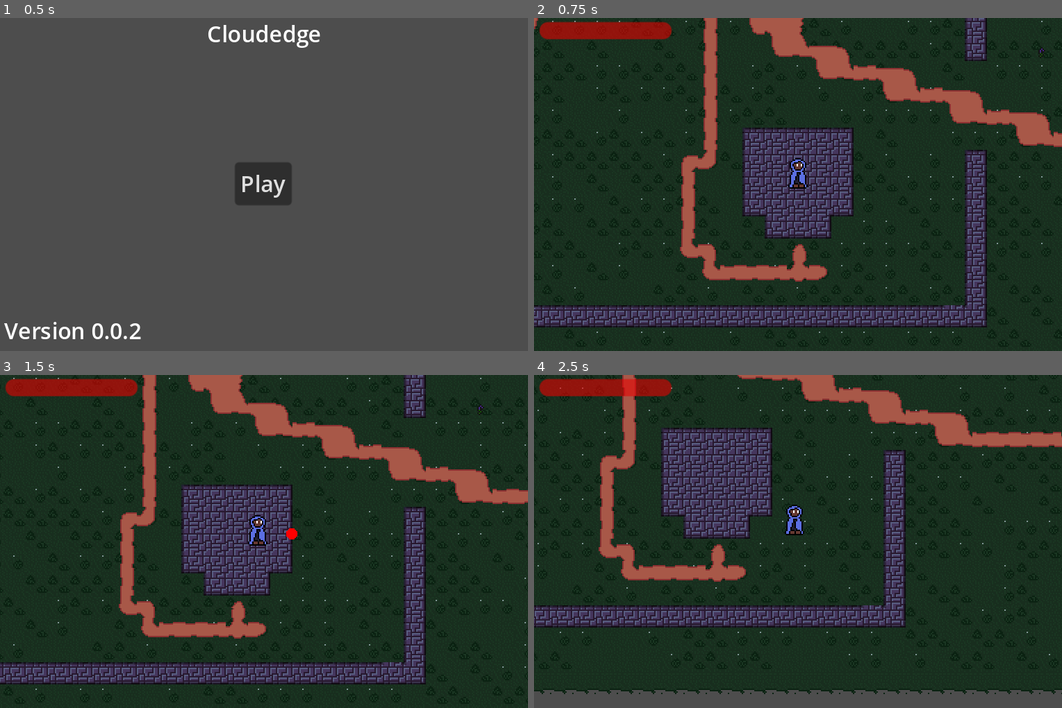
Above: before the commit, frames 1-4 (two rows, left to right).
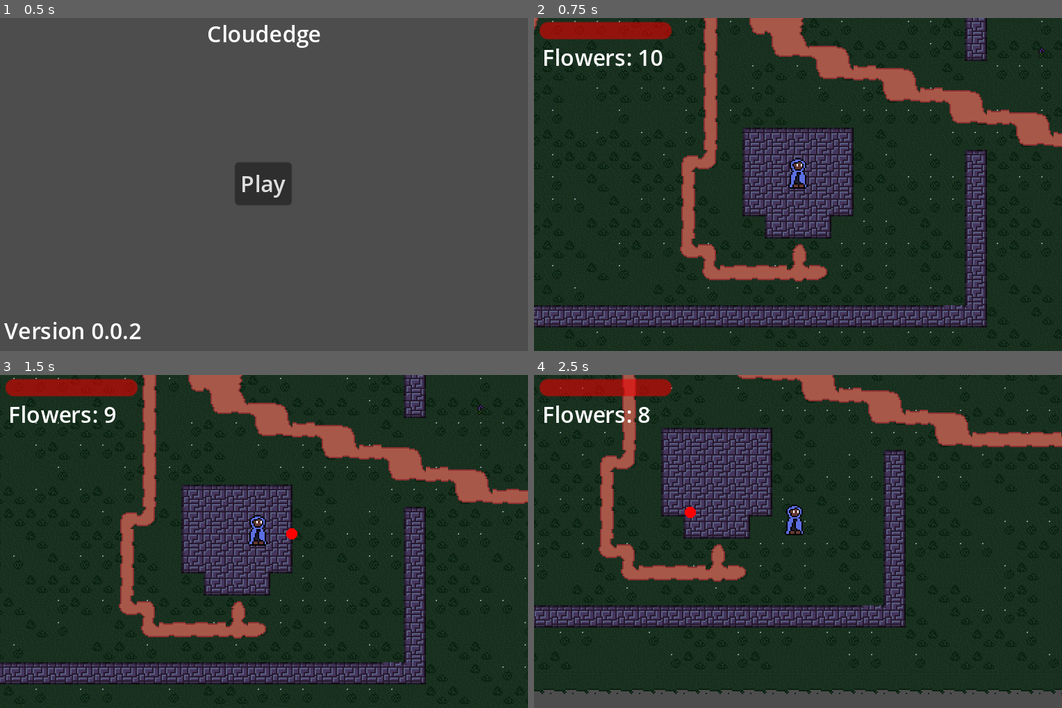
Above: after the commit, the same moments.

Repository: quellus/Mycoflora
Game: Godot game, scene res://scenes/main.tscn
Same seed, same stepped clock (60 frames per second), same inputs: the game is played once before the commit and once after it. The engine's default icon, where the game draws it, is replaced by a stand-in: a white triangle on a blue panel in a dark square.
Inputs (mouse positions are in pixels of both pictures, inside the frame that each line leads up to):
- Up to frame 1 (0.5 s): no input
- Up to frame 2 (0.75 s): click "Play" at 0.5 s
- Up to frame 3 (1.5 s): tap Enter at 1.25 s; move the mouse to (380, 524) at 1.27 s; press the mouse at (380, 524) at 1.28 s; hold D (right) from 1.28 s (still down)
- Up to frame 4 (2.5 s): move the mouse to (692, 558) at 2.02 s; release D (right) at 2.03 s; release the mouse at (692, 558) at 2.03 s; hold S (down) from 2.03 s (still down); click (692, 558) at 2.1 s

Frame 1 is identical in both runs. In frame 2, 0.4% of the frame differs, in the area x 1-25%, y 9-15%; in frame 3, 0.4%; in frame 4, 0.5%, in the area x 1-31%, y 9-43%.

Commit message:
Flowers actually do the thing now

Diff:
--- a/scenes/enemy.tscn
+++ b/scenes/enemy.tscn
@@ -45,7 +45,7 @@
 
 [sub_resource type="Animation" id="Animation_rnjcm"]
 resource_name = "attack"
-length = 0.2
+length = 0.1
 tracks/0/type = "value"
 tracks/0/imported = false
 tracks/0/enabled = true
@@ -56,7 +56,7 @@
 "times": PackedFloat32Array(0, 0.5),
 "transitions": PackedFloat32Array(1, 1),
 "update": 1,
-"values": [4, 4]
+"values": [2, 2]
 }
 tracks/1/type = "value"
 tracks/1/imported = false
@@ -180,7 +180,7 @@
 "times": PackedFloat32Array(0, 0.4),
 "transitions": PackedFloat32Array(1, 1),
 "update": 0,
-"values": [-4, 0]
+"values": [-2, 0]
 }
 tracks/5/type = "method"
 tracks/5/imported = false
@@ -346,7 +346,7 @@
 "times": PackedFloat32Array(0, 0.2),
 "transitions": PackedFloat32Array(1, 1),
 "update": 0,
-"values": [-4, 1]
+"values": [-2, 1]
 }
 tracks/5/type = "value"
 tracks/5/imported = false
@@ -418,7 +418,7 @@
 states/knockback/node = SubResource("AnimationNodeAnimation_pa4tn")
 states/knockback/position = Vector2(186, 9)
 transitions = ["Start", "default", SubResource("AnimationNodeStateMachineTransition_v1csk"), "default", "attack", SubRe …(612 unchanged characters)…
-graph_offset = Vector2(-261, -115)
+graph_offset = Vector2(-271, -55)
 
 [node name="Enemy" type="CharacterBody2D"]
 z_index = 1
--- a/scenes/fireball.tscn
+++ b/scenes/fireball.tscn
@@ -30,7 +30,7 @@
 shape = SubResource("CircleShape2D_m4gf6")
 
 [node name="DeathTimer" type="Timer" parent="."]
-wait_time = 0.2
+wait_time = 0.5
 autostart = true
 
 [connection signal="hit_success" from="HurtBox" to="." method="_death"]
--- a/scenes/game.tscn
+++ b/scenes/game.tscn
@@ -27,3 +27,11 @@
 
 [node name="DialogManager" parent="CanvasLayer" instance=ExtResource("2_g7mqf")]
 unique_name_in_owner = true
+
+[node name="FlowersLabel" type="Label" parent="CanvasLayer"]
+unique_name_in_owner = true
+offset_left = 6.0
+offset_top = 17.0
+offset_right = 71.0
+offset_bottom = 40.0
+text = "Flowers:"
--- a/scripts/Player.gd
+++ b/scripts/Player.gd
@@ -5,13 +5,17 @@
 @onready var camera = $Camera2D
 
 signal health_changed(health)
+signal flower_count_changed(value: int)
 signal player_died()
 signal warp(destination: String, spawn_point: int)
 
 signal dialog_trigger(Array)
 var health: int = 10
 var knockback: bool = false
-var flowers: int = 10
+var flowers: int = 10:
+	set(value):
+		flowers = value
+		flower_count_changed.emit(value)
 
 const SPEED: float = 75.0
 
--- a/scripts/enemy.gd
+++ b/scripts/enemy.gd
@@ -4,7 +4,7 @@
 var target: Node2D = null
 @onready var sprite = $AnimatedSprite2D
 @export var speed_mod := 1
-const SPEED = 25
+const SPEED = 80
 
 @onready var animplayer: AnimationPlayer = $AnimationPlayer
 @onready var animtree: AnimationTree = $AnimationTree
--- a/scripts/game.gd
+++ b/scripts/game.gd
@@ -30,14 +30,20 @@
 	add_child(player)
 	player.global_position = spawn_position
 	player.health_changed.connect(_player_health_changed)
+	player.flower_count_changed.connect(_flower_count_changed)
 	player.warp.connect(_warp, CONNECT_DEFERRED)
 	player.dialog_trigger.connect(%DialogManager._on_dialogue_trigger)
 	player.player_died.connect(_player_died)
 	_player_health_changed(player.health)
+	_flower_count_changed(player.flowers)
 
 
 func _player_health_changed(health):
 	%HealthBar.value = health
+
+
+func _flower_count_changed(value):
+	%FlowersLabel.text = "Flowers: " + str(value)
 
 
 func _player_died():
--- a/scripts/interactable.gd
+++ b/scripts/interactable.gd
@@ -7,7 +7,6 @@
 func _ready():
 	var column = 0
 	var flower_index = randi_range(0, TOTAL_FLOWERS -1)
-	print(flower_index)
 	if flower_index >= 5:
 		flower_index -= 5
 		column += 1
--- a/scripts/weapon.gd
+++ b/scripts/weapon.gd
@@ -25,13 +25,14 @@
 		if !controller:
 			direction = global_position.direction_to(get_global_mouse_position())
 			rotation = direction.angle()
-		if magic_mode:
+		if magic_mode and $"..".flowers > 0:
 			var fireball: Projectile = fireball_scene.instantiate()
 			fireball.movement_direction = direction
 			fireball.movement_speed = 200
 			fireball.damage = 5
 			get_tree().root.add_child(fireball)
 			fireball.global_position = $HurtBox.global_position
+			$"..".flowers -= 1
 		else:
 			hurt_box.visible = true
 			collision_shape.disabled = false
